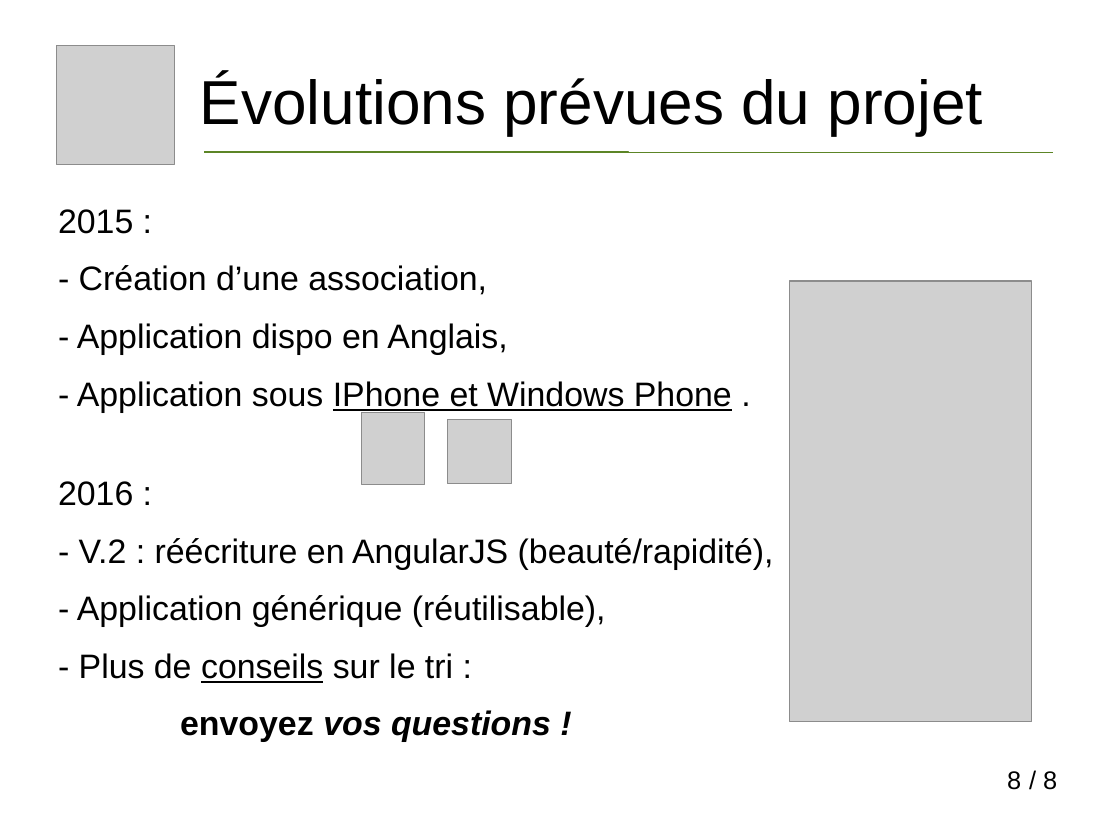
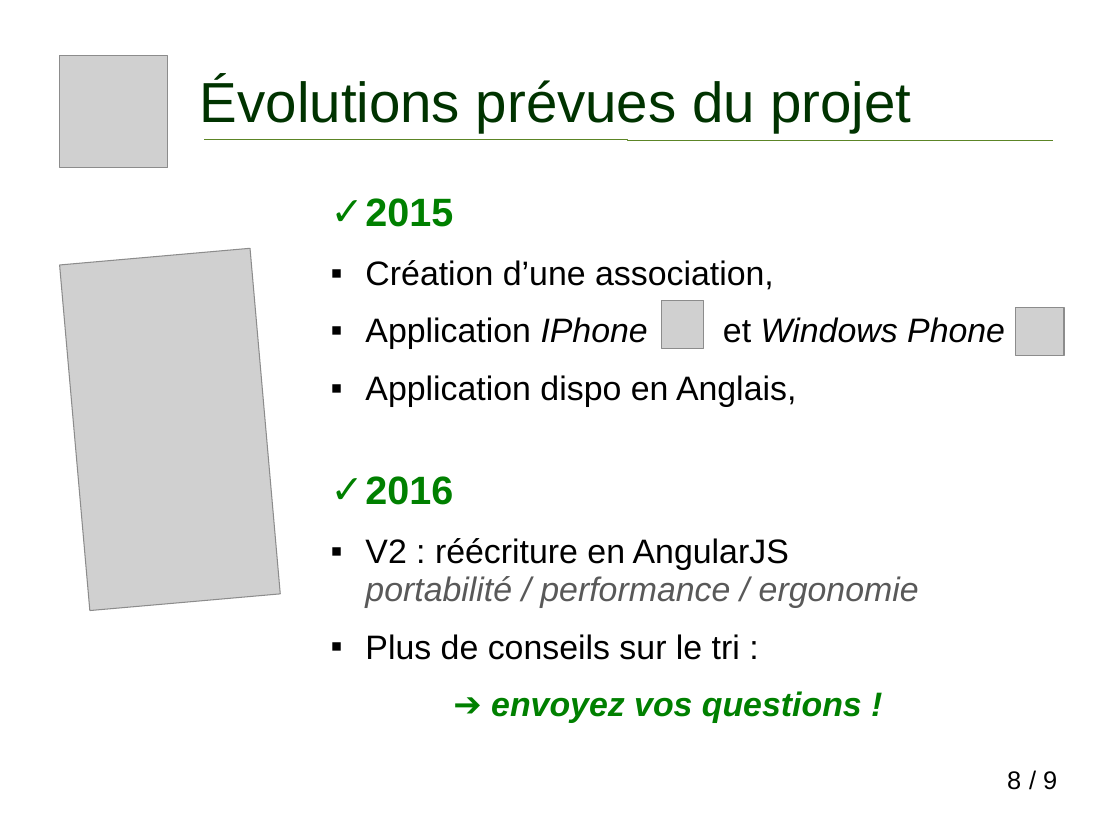
Before and after one commit to vivreanantes/VivreANantes_Complements, a slide deck: slide 8 of doc/Presentation_Mieux_Trier_A_Nantes.ppt. Drawn at 1120x840 pixels with LibreOffice and Linux fonts; fonts in the diff are those of the drawing; grey boxes stand for pictures. Boxes give left, top, right and bottom in pixels: in the first picture for what was removed or moved away, otherwise in the second. Text is boxed around its words. In the diff, an @@ line names an element or a change of style, - is before the commit and + after.

```diff
--- a/doc/Presentation_Mieux_Trier_A_Nantes.ppt
+++ b/doc/Presentation_Mieux_Trier_A_Nantes.ppt
@@ picture: place and size @@
-picture at [56, 46, 175, 165]
+picture at [60, 56, 168, 168]
@@ text "Évolutions prévues du projet" at [200, 77, 911, 132]: size 44 to 40 pt, text colour #000000 to #003300 @@
@@ elbow line moved from (204, 152) - (1053, 152) to (204, 140) - (1053, 140) @@
@@ text at [365, 198, 1005, 723]: text changed @@
-2015 :
-- Création d’une association,
-- Application dispo en Anglais,
-- Application sous IPhone et Windows Phone .
-2016 :
-- V.2 : réécriture en AngularJS (beauté/rapidité),
-- Application générique (réutilisable),
-- Plus de conseils sur le tri :
-envoyez vos questions !
+✓ 2015
+▪ Création d’une association,
+▪ Application IPhone et Windows Phone
+▪ Application dispo en Anglais,
+✓ 2016
+▪ V2 : réécriture en AngularJS portabilité / performance / ergonomie
+▪ Plus de conseils sur le tri :
+➔ envoyez vos questions !
@@ picture at [59, 248, 280, 610]: rotation 0 to 355 degrees @@
@@ picture: place and size @@
-picture at [447, 420, 511, 484]
+picture at [662, 300, 703, 349]
@@ picture: place and size @@
-picture at [790, 282, 1033, 723]
+picture at [1016, 308, 1064, 356]
@@ text at [1043, 771, 1057, 790]: text changed @@
-/ 8
+/ 9
```
Also in this commit, not shown: 7 other slides changed, 1 slide added, 1 slide removed, 34 other files.
